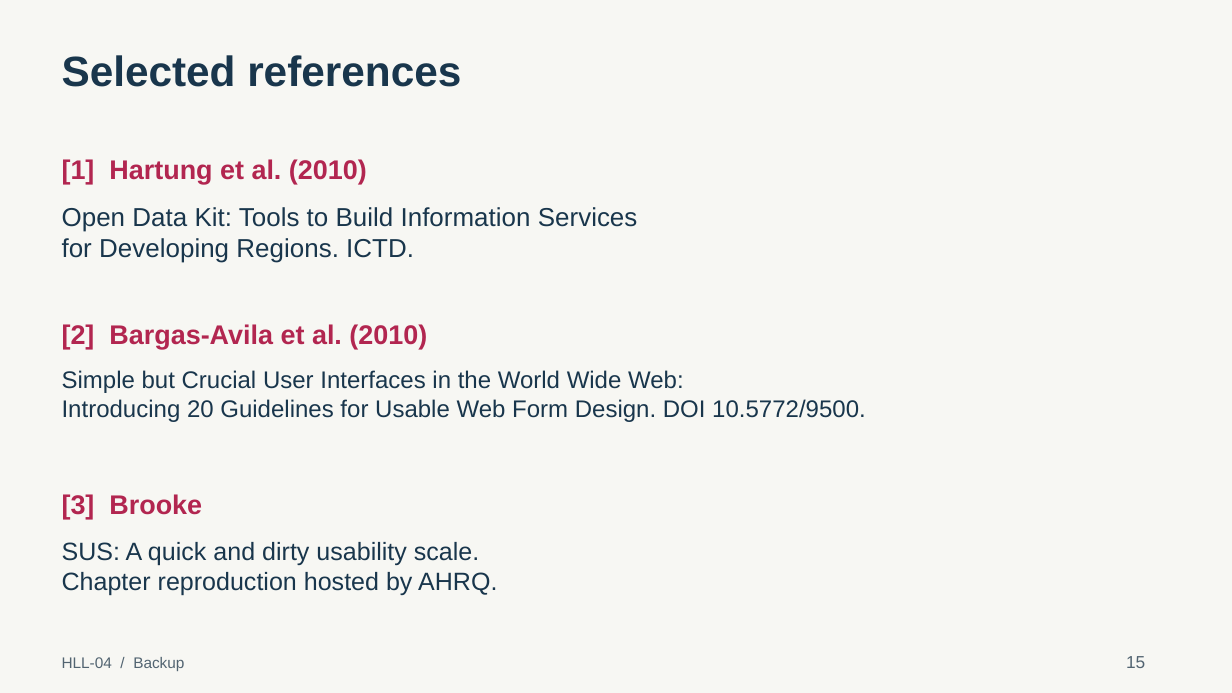
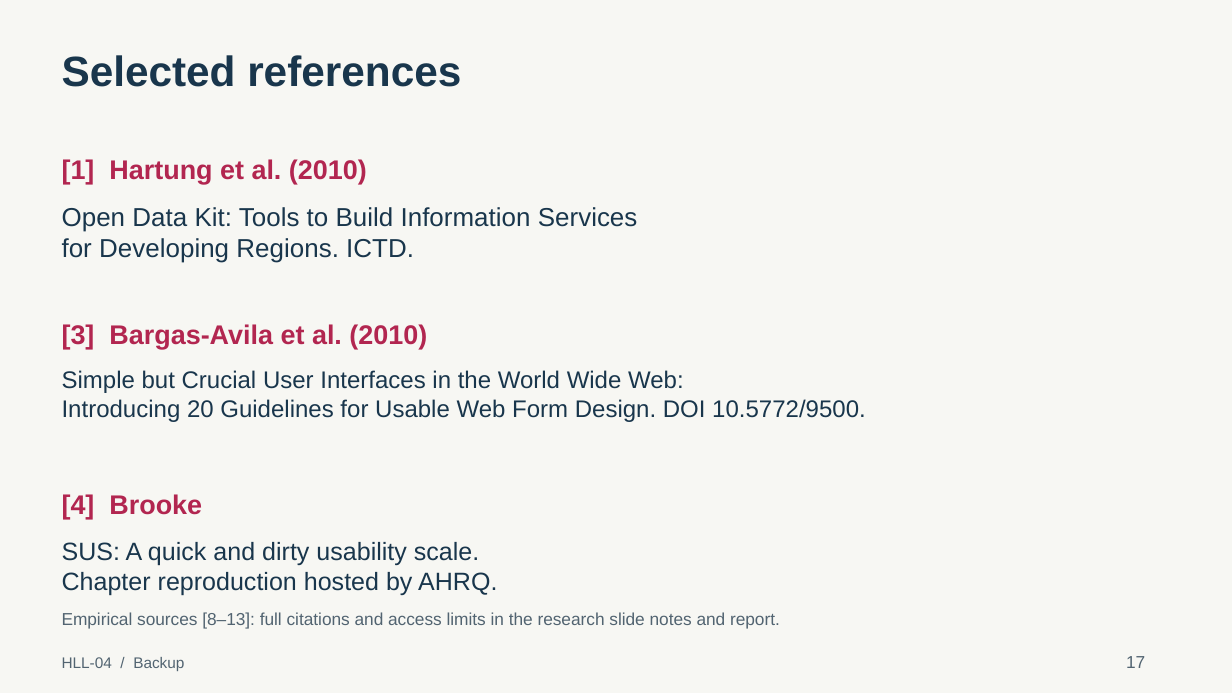
Before and after one commit to hariquasar/hll-04-capture-ui, a slide deck: slide 17 of docs/presentation/HLL-04_Presentation.pptx (slide 15 before the commit). Drawn at 1232x693 pixels with LibreOffice and Linux fonts; fonts in the diff are those of the drawing. Boxes give left, top, right and bottom in pixels: in the first picture for what was removed or moved away, otherwise in the second. Text is boxed around its words. In the diff, an @@ line names an element or a change of style, - is before the commit and + after.

Commit message:
Apply research-informed remote UI revision and update FYP materials

```diff
--- a/docs/presentation/HLL-04_Presentation.pptx
+++ b/docs/presentation/HLL-04_Presentation.pptx
@@ text at box(62, 324, 427, 349): text changed @@
-[2] Bargas-Avila et al. (2010)
+[3] Bargas-Avila et al. (2010)
@@ text at box(62, 494, 202, 519): text changed @@
-[3] Brooke
+[4] Brooke
@@ text added at box(62, 612, 780, 629), 13.5 pt, text #526471 @@
+Empirical sources [8–13]: full citations and access limits in the research slide notes and report.
@@ text at box(1126, 656, 1145, 668): text changed @@
-15
+17
```
Also in this commit, not shown: 14 other slides changed, 2 slides added, 34 other files.
